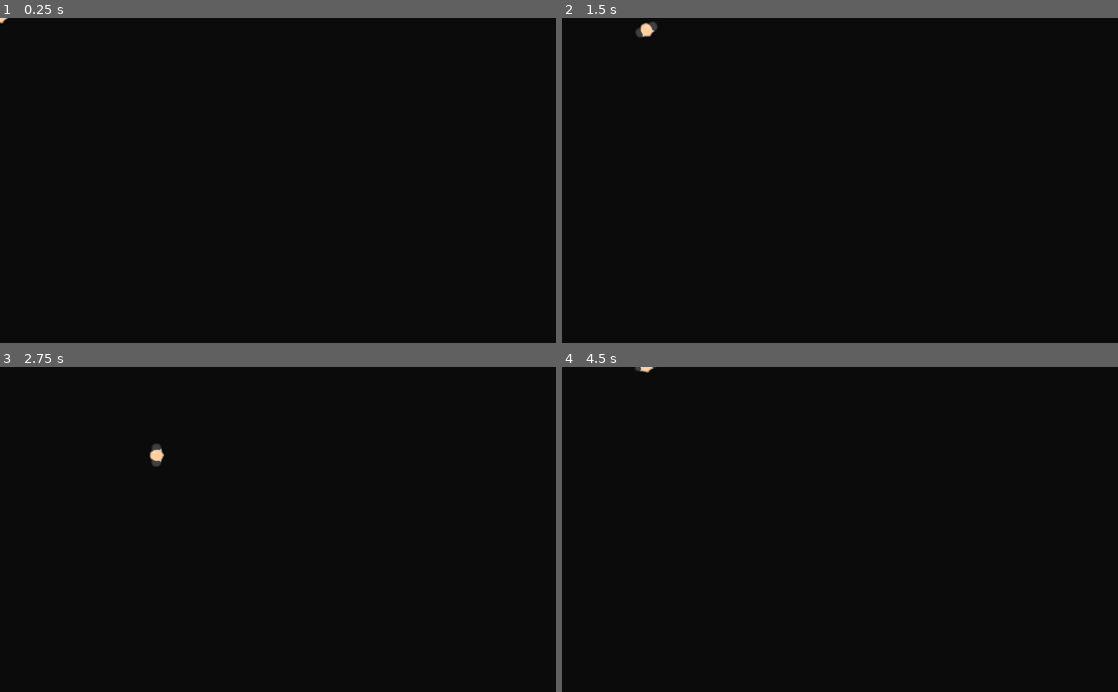
Above: before the commit, frames 1-4 (two rows, left to right).
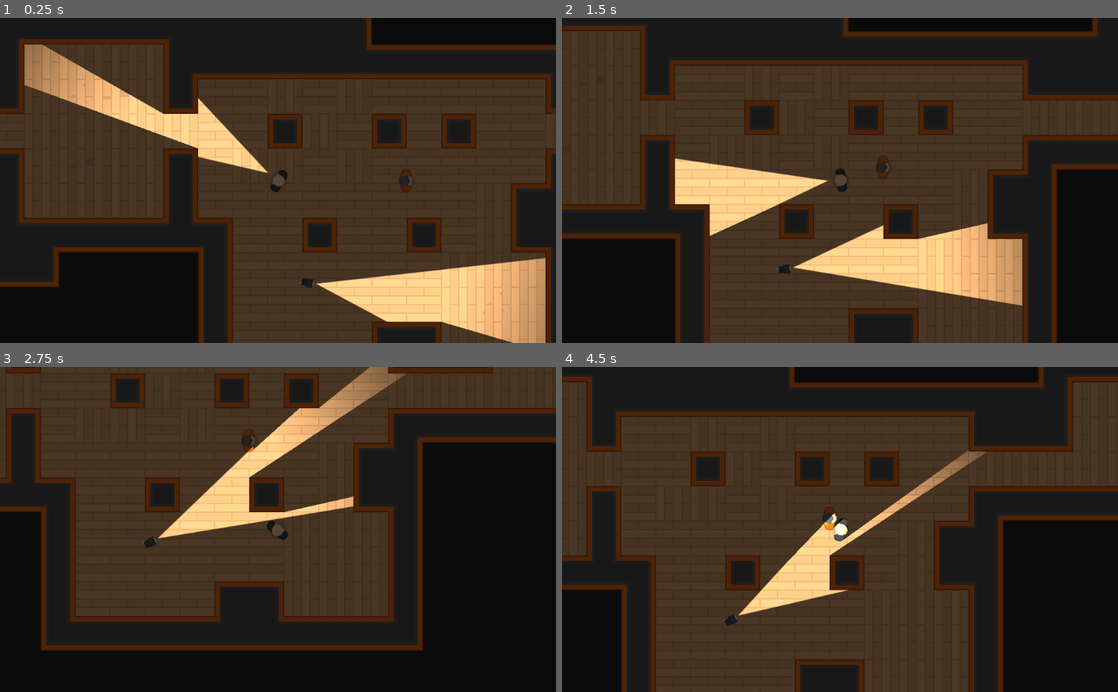
Above: after the commit, the same moments.

Repository: davidvgus/Heistmeisters
Game: Godot game, scene res://Levels/TemplateLevel.tscn
Two runs of this game, one before a commit and one after it. Both use one fixed random seed, a clock stepped at 60 frames per second and the inputs below. Before the commit the project starts from res://Characters/Player.tscn.
Inputs (mouse positions are in pixels of both pictures, inside the frame that each line leads up to):
- Up to frame 1 (0.25 s): no input
- Up to frame 2 (1.5 s): move the mouse to (962, 164) at 0.52 s; hold D (move_right) 0.53-1.28 s; tap Q (toggle_torch) at 0.6, 1.35 s; move the mouse to (728, 196) at 1.27 s; hold S (move_down) from 1.28 s (still down)
- Up to frame 3 (2.75 s): move the mouse to (333, 458) at 2.02 s; release S (move_down) at 2.03 s; hold D (move_right) from 2.03 s (still down); tap Q (toggle_torch) at 2.1 s
- Up to frame 4 (4.5 s): move the mouse to (812, 594) at 2.77 s; release D (move_right) at 2.78 s; hold W (move_up) 2.78-3.53 s; tap Q (toggle_torch) at 2.85, 3.6, 4.35 s; move the mouse to (1006, 578) at 3.52 s; hold A (move_left) from 3.53 s (still down); move the mouse to (673, 480) at 4.27 s

The runs differ from the first frame. In frame 1, 66% of the frame differs, in the area x 0-100%, y 0-100%; in frame 2, 64%; in frame 3, 52%; in frame 4, 61%.

Commit message:
changed default level

Diff:
--- a/project.godot
+++ b/project.godot
@@ -16,7 +16,7 @@
 [application]
 
 config/name="HeistMeisters"
-run/main_scene="res://Characters/Player.tscn"
+run/main_scene="res://Levels/TemplateLevel.tscn"
 config/icon="res://icon.png"
 
 [input]
